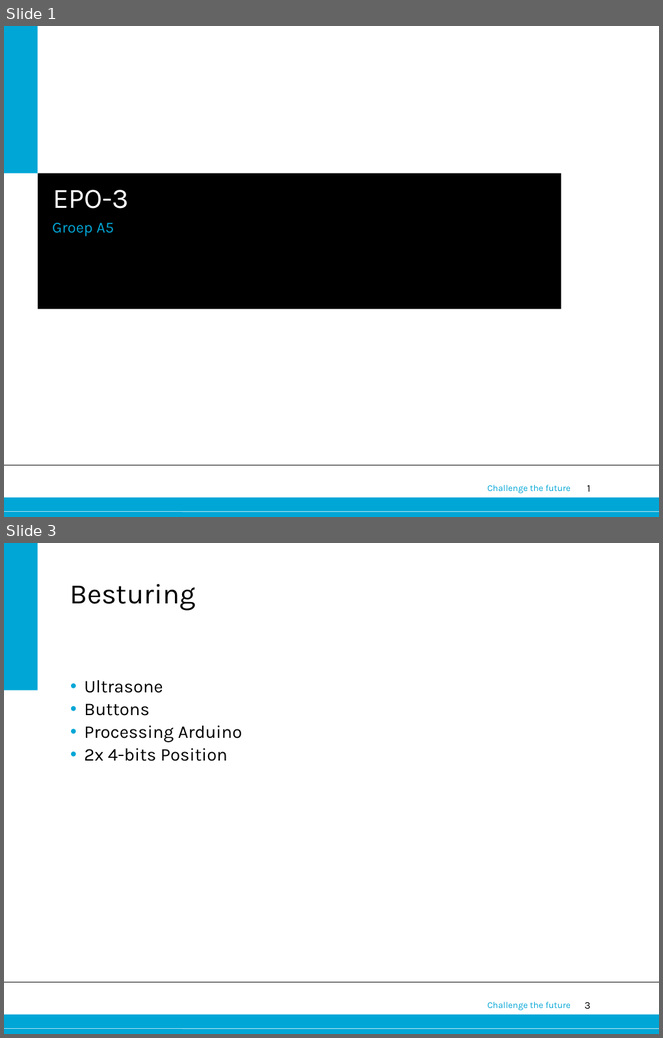
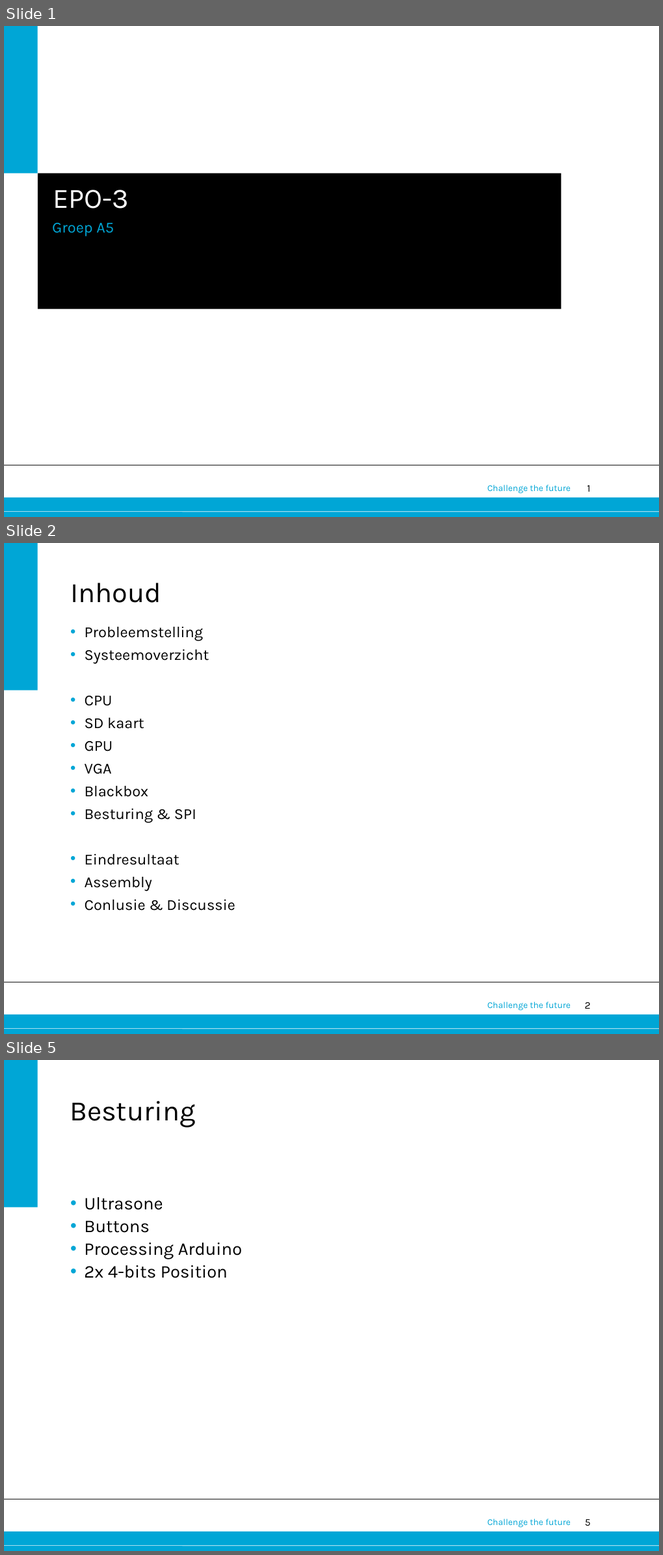
Before and after one commit to 0v3rf10w/epo3a5, a slide deck: procesverslagen/Presentatie/A5.pptx. Shown one above the other, each under a label of ours: slides 1 and 3 before the commit, slides 1, 2 and 5 after it; the slides between them are not shown. The pictures are 663x1038 and 663x1555 pixels, drawn with LibreOffice and Linux fonts; fonts in the diff are those of the drawing; background and template pictures are left out. Boxes give left, top, right and bottom in pixels: in the first picture for what was removed or moved away, otherwise in the second. Text is boxed around its words. In the diff, an @@ line names an element or a change of style, - is before the commit and + after.

```diff
--- a/procesverslagen/Presentatie/A5.pptx
+++ b/procesverslagen/Presentatie/A5.pptx
@@ slide 2 added at (4, 543, 659, 1034), background #FFFFFF; not listed: 6 template elements that a slide beside it also shows @@
@@ title added at (70, 583, 161, 603), 44 pt, text #000000 @@
+Inhoud
@@ text added at (85, 627, 235, 911), 24 pt, text #000000 @@
+• Probleemstelling
+• Systeemoverzicht
+• CPU
+• SD kaart
+• GPU
+• VGA
+• Blackbox
+• Besturing & SPI
+• Eindresultaat
+• Assembly
+• Conlusie & Discussie
@@ what was slide 3 is now slide 5 @@
@@ page number at (585, 1520, 591, 1526): text changed @@
-3
+5
```
Also in this commit, not shown: 1 slide changed, 2 other slides added.
